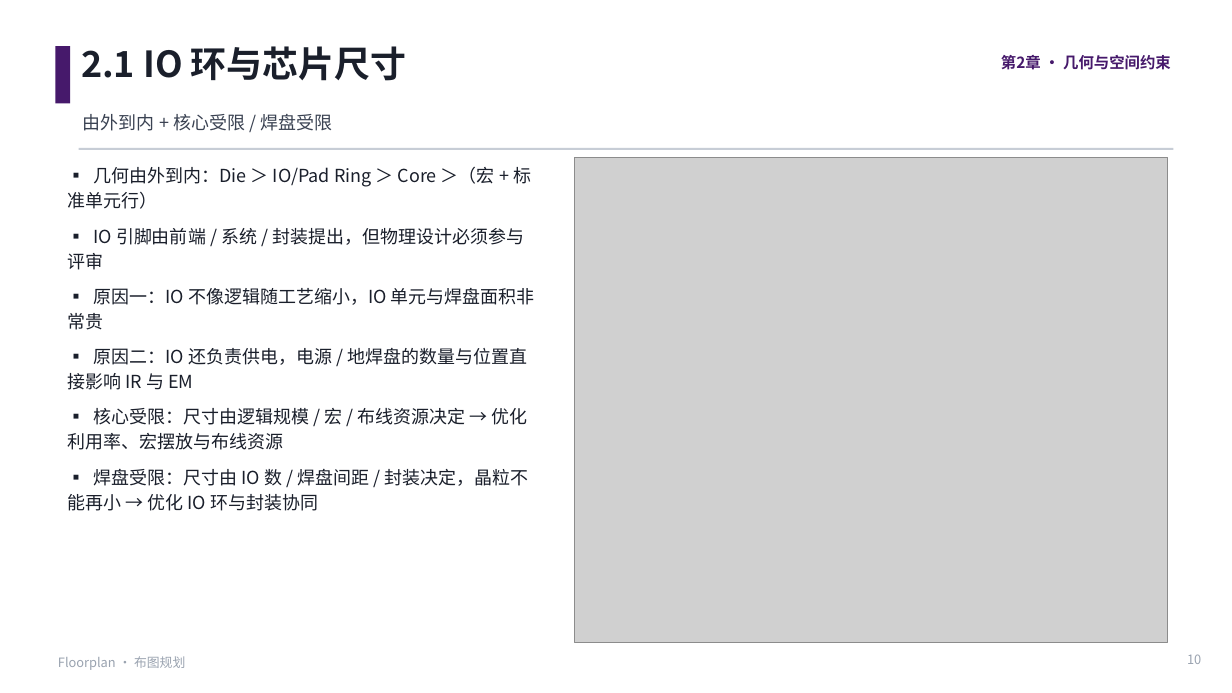
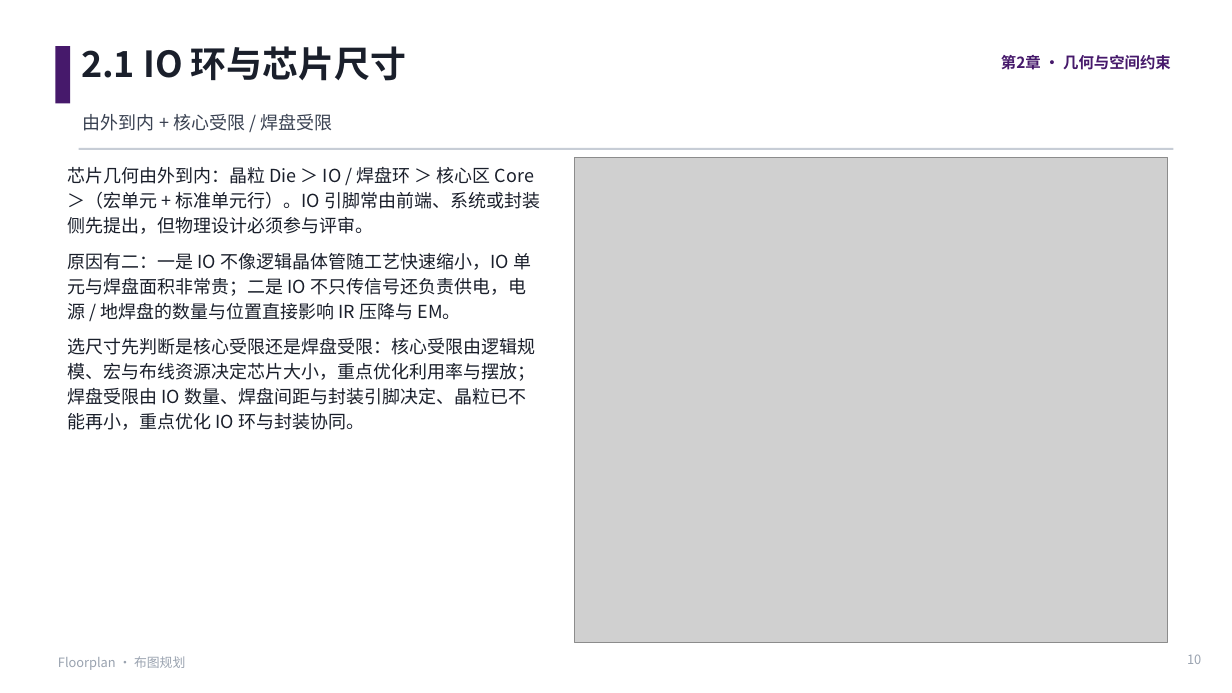
Before and after one commit to JinChengZ18/IC_Learning_Material, a slide deck: slide 10 of IC_Backend_Notes/slides/05_Floorplan.pptx. Drawn at 1232x693 pixels with LibreOffice and Linux fonts; fonts in the diff are those of the drawing; grey boxes stand for pictures. Boxes give left, top, right and bottom in pixels: in the first picture for what was removed or moved away, otherwise in the second. Text is boxed around its words. In the diff, an @@ line names an element or a change of style, - is before the commit and + after.

```diff
--- a/IC_Backend_Notes/slides/05_Floorplan.pptx
+++ b/IC_Backend_Notes/slides/05_Floorplan.pptx
@@ text at [67, 167, 540, 430]: text changed @@
-▪ 几何由外到内：Die ＞ IO/Pad Ring ＞ Core ＞（宏 + 标准单元行）
-▪ IO 引脚由前端 / 系统 / 封装提出，但物理设计必须参与评审
-▪ 原因一：IO 不像逻辑随工艺缩小，IO 单元与焊盘面积非常贵
-▪ 原因二：IO 还负责供电，电源 / 地焊盘的数量与位置直接影响 IR 与 EM
-▪ 核心受限：尺寸由逻辑规模 / 宏 / 布线资源决定 → 优化利用率、宏摆放与布线资源
-▪ 焊盘受限：尺寸由 IO 数 / 焊盘间距 / 封装决定，晶粒不能再小 → 优化 IO 环与封装协同
+芯片几何由外到内：晶粒 Die ＞ IO / 焊盘环 ＞ 核心区 Core ＞（宏单元 + 标准单元行）。IO 引脚常由前端、系统或封装侧先提出，但物理设计必须参与评审。
+原因有二：一是 IO 不像逻辑晶体管随工艺快速缩小，IO 单元与焊盘面积非常贵；二是 IO 不只传信号还负责供电，电源 / 地焊盘的数量与位置直接影响 IR 压降与 EM。
+选尺寸先判断是核心受限还是焊盘受限：核心受限由逻辑规模、宏与布线资源决定芯片大小，重点优化利用率与摆放；焊盘受限由 IO 数量、焊盘间距与封装引脚决定、晶粒已不能再小，重点优化 IO 环与封装协同。
```
Also in this commit, not shown: 6 other slides changed, 9 other files.
